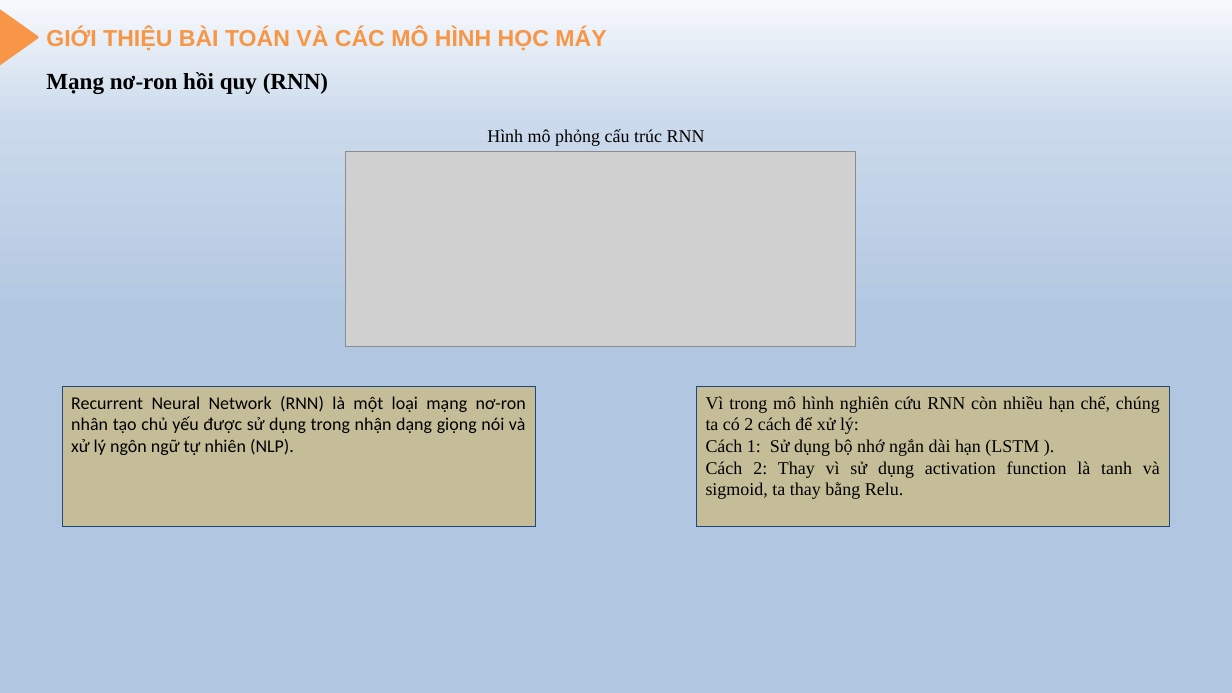
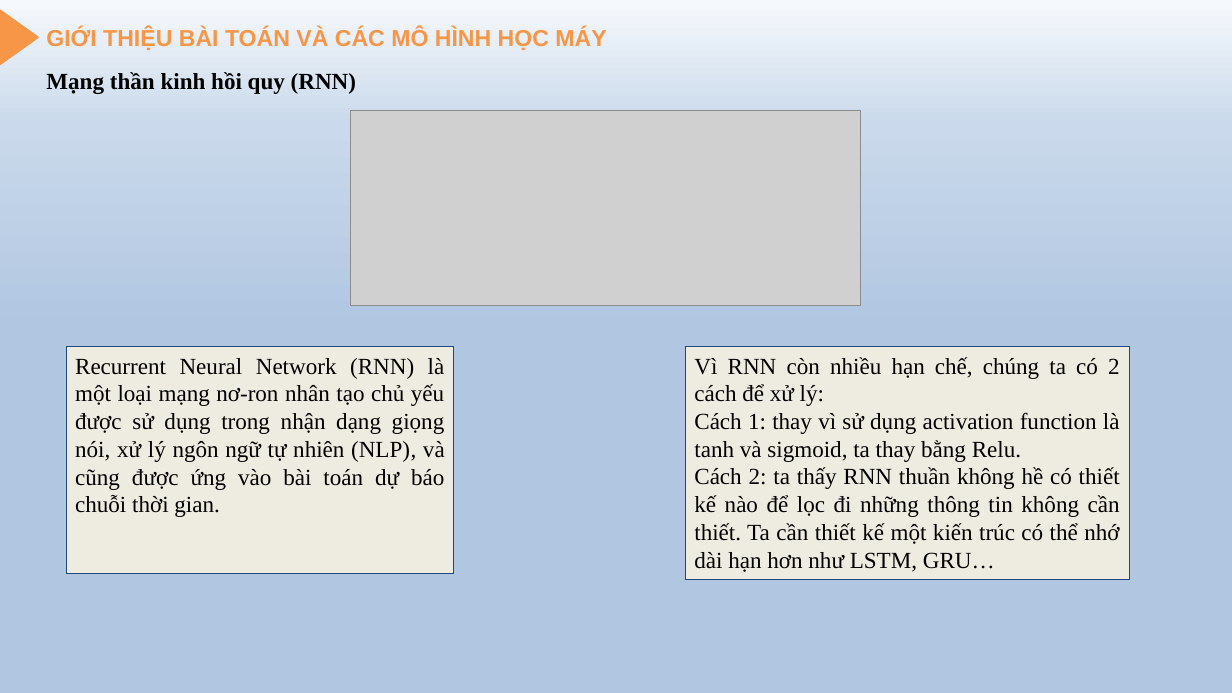
Before and after one commit to tintran2211-dev/Scientific-research, a slide deck: slide 9 of 60PM2_1851171644_TranCongTin/Code_60PM2_1871171644_TranCongTin/Slide.pptx. Drawn at 1232x693 pixels with LibreOffice and Linux fonts; fonts in the diff are those of the drawing; grey boxes stand for pictures; background and template pictures are left out. Boxes give left, top, right and bottom in pixels: in the first picture for what was removed or moved away, otherwise in the second. Text is boxed around its words. In the diff, an @@ line names an element or a change of style, - is before the commit and + after.

```diff
--- a/60PM2_1851171644_TranCongTin/Code_60PM2_1871171644_TranCongTin/Slide.pptx
+++ b/60PM2_1851171644_TranCongTin/Code_60PM2_1871171644_TranCongTin/Slide.pptx
@@ text at [46, 72, 356, 94]: text changed @@
-Mạng nơ-ron hồi quy (RNN)
+Mạng thần kinh hồi quy (RNN)
@@ picture: place and size @@
-picture at [346, 152, 856, 347]
+picture at [350, 110, 860, 305]
@@ text removed at [487, 129, 705, 146] @@
-Hình mô phỏng cấu trúc RNN
@@ rectangle "Recurrent Neural Network (RNN) là ...": place and size @@
-rectangle "Recurrent Neural Network (RNN) là ..." at [62, 387, 535, 527]
+rectangle "Recurrent Neural Network (RNN) là ..." at [66, 347, 454, 574]
@@ rectangle "Recurrent Neural Network (RNN) là ..." at [66, 347, 454, 574]: fill #C4BD97 to #EEECE1 @@
@@ text in rectangle at [75, 358, 445, 517]: text changed; size 14 to 18 pt; font Calibri to Times New Roman @@
-Recurrent Neural Network (RNN) là một loại mạng nơ-ron nhân tạo chủ yếu được sử dụng trong nhận dạng giọng nói và xử lý ngôn ngữ tự nhiên (NLP).
+Recurrent Neural Network (RNN) là một loại mạng nơ-ron nhân tạo chủ yếu được sử dụng trong nhận dạng giọng nói, xử lý ngôn ngữ tự nhiên (NLP), và cũng được ứng vào bài toán dự báo chuỗi thời gian.
@@ rectangle "Vì RNN còn nhiều hạn ..." at [686, 347, 1130, 579]: fill #C4BD97 to #EEECE1 @@
@@ rectangle "Vì RNN còn nhiều hạn ...": place and size @@
-rectangle "Vì RNN còn nhiều hạn ..." at [697, 387, 1170, 527]
+rectangle "Vì RNN còn nhiều hạn ..." at [686, 347, 1130, 579]
@@ text in rectangle at [694, 357, 1120, 572]: text changed; size 14 to 18 pt @@
-Vì trong mô hình nghiên cứu RNN còn nhiều hạn chế, chúng ta có 2 cách để xử lý:
-Cách 1: Sử dụng bộ nhớ ngắn dài hạn (LSTM ).
-Cách 2: Thay vì sử dụng activation function là tanh và sigmoid, ta thay bằng Relu.
+Vì RNN còn nhiều hạn chế, chúng ta có 2 cách để xử lý:
+Cách 1: thay vì sử dụng activation function là tanh và sigmoid, ta thay bằng Relu.
+Cách 2: ta thấy RNN thuần không hề có thiết kế nào để lọc đi những thông tin không cần thiết. Ta cần thiết kế một kiến trúc có thể nhớ dài hạn hơn như LSTM, GRU…
```
Also in this commit, not shown: 19 other slides changed, 1 slide removed, 3 other files.
